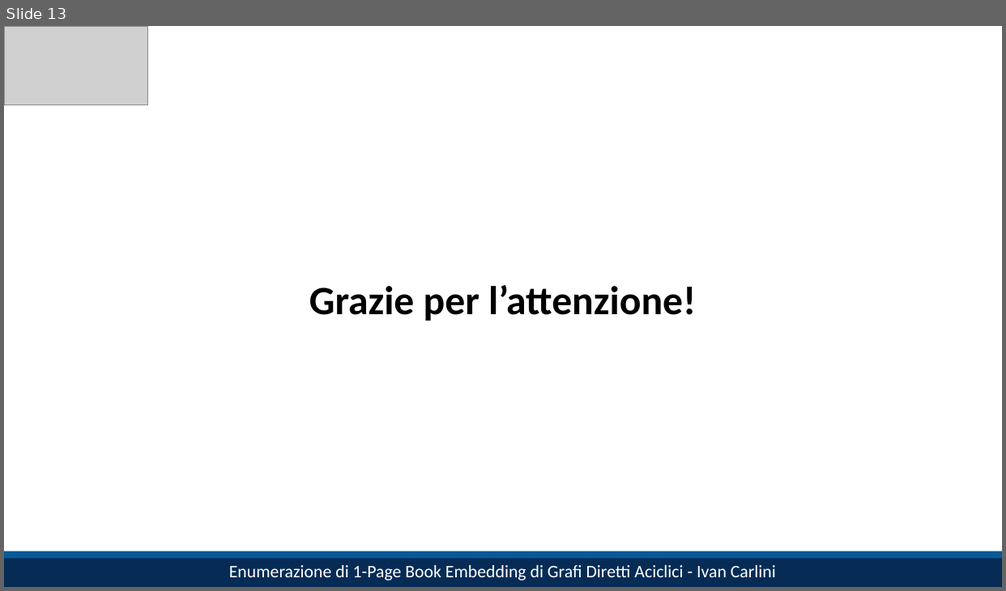
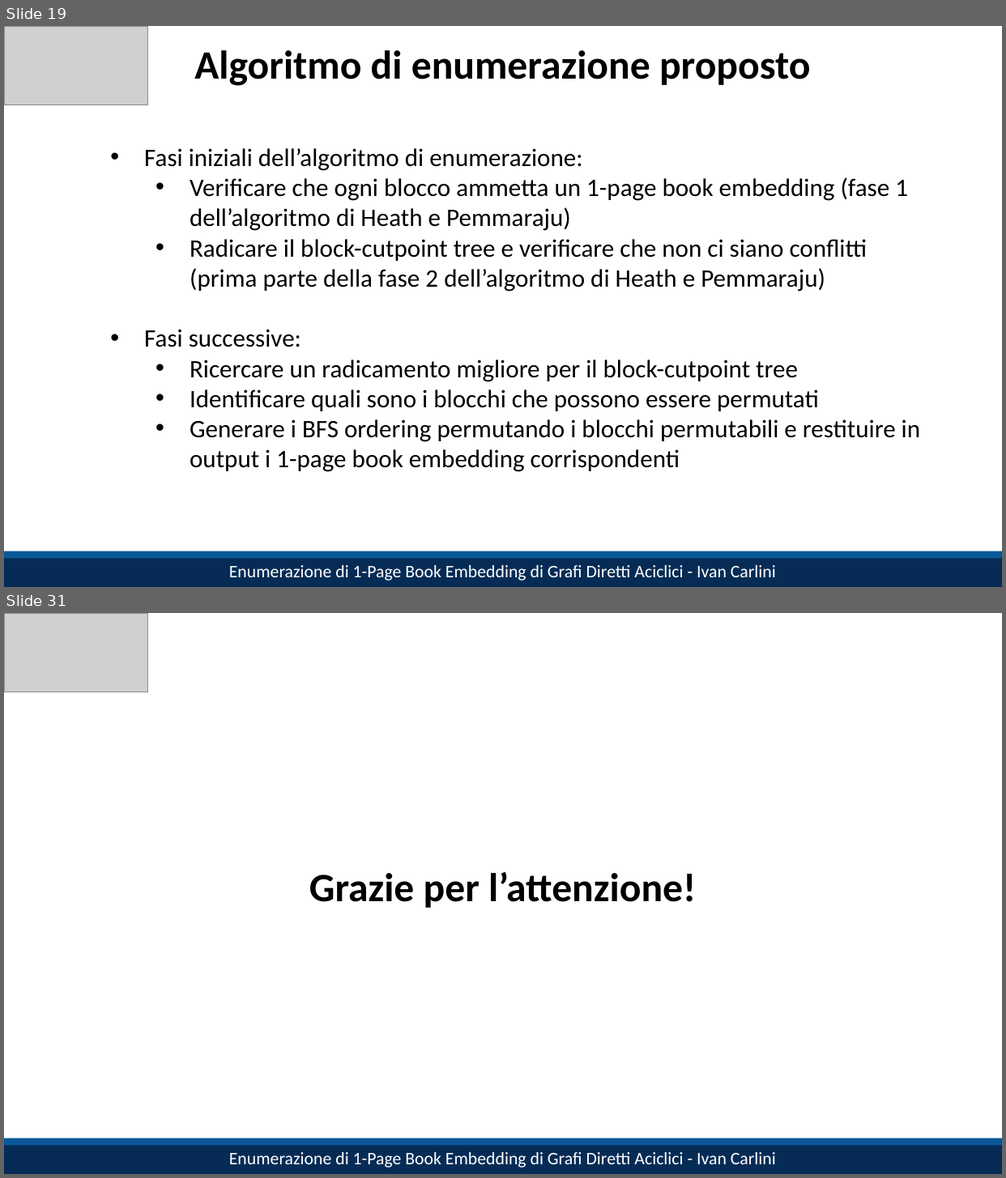
Before and after one commit to IC-99/book-embeddings, a slide deck: slides.pptx. Shown one above the other, each under a label of ours: slide 13 before the commit, slides 19 and 31 after it; the slides between them are not shown. The pictures are 1006x591 and 1006x1178 pixels, drawn with LibreOffice and Linux fonts; fonts in the diff are those of the drawing; grey boxes stand for pictures. Boxes give left, top, right and bottom in pixels: in the first picture for what was removed or moved away, otherwise in the second. Text is boxed around its words. In the diff, an @@ line names an element or a change of style, - is before the commit and + after.

```diff
--- a/slides.pptx
+++ b/slides.pptx
@@ slide 19 added at bbox=[4, 26, 1002, 587], background #FFFFFF @@
@@ picture added at bbox=[4, 26, 148, 105] @@
@@ title added at bbox=[194, 50, 811, 86], 32 pt, text #000000, bold @@
+Algoritmo di enumerazione proposto
@@ text added at bbox=[144, 148, 920, 472], 20 pt, text #000000 @@
+  • Fasi iniziali dell’algoritmo di enumerazione:
+    • Verificare che ogni blocco ammetta un 1-page book embedding (fase 1 dell’algoritmo di Heath e Pemmaraju)
+    • Radicare il block-cutpoint tree e verificare che non ci siano conflitti (prima parte della fase 2 dell’algoritmo di Heath e Pemmaraju)
+  • Fasi successive:
+    • Ricercare un radicamento migliore per il block-cutpoint tree
+    • Identificare quali sono i blocchi che possono essere permutati
+    • Generare i BFS ordering permutando i blocchi permutabili e restituire in output i 1-page book embedding corrispondenti
@@ rectangle added at bbox=[4, 555, 1002, 587], fill #062C56, 14 pt, text #FFFFFF @@
+Enumerazione di 1-Page Book Embedding di Grafi Diretti Aciclici - Ivan Carlini
@@ rectangle added at bbox=[4, 551, 1002, 558], fill #0A5898 @@
@@ what was slide 13 is now slide 31 @@
```
Also in this commit, not shown: 11 slides changed, 17 other slides added, 1 other file.
